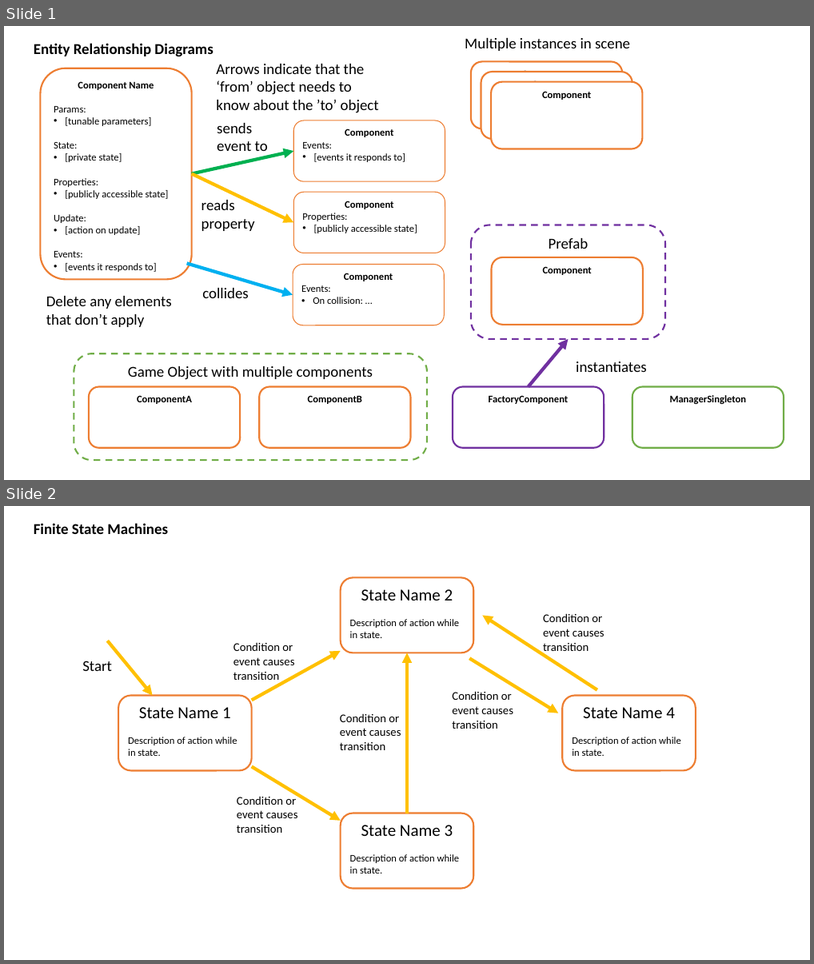
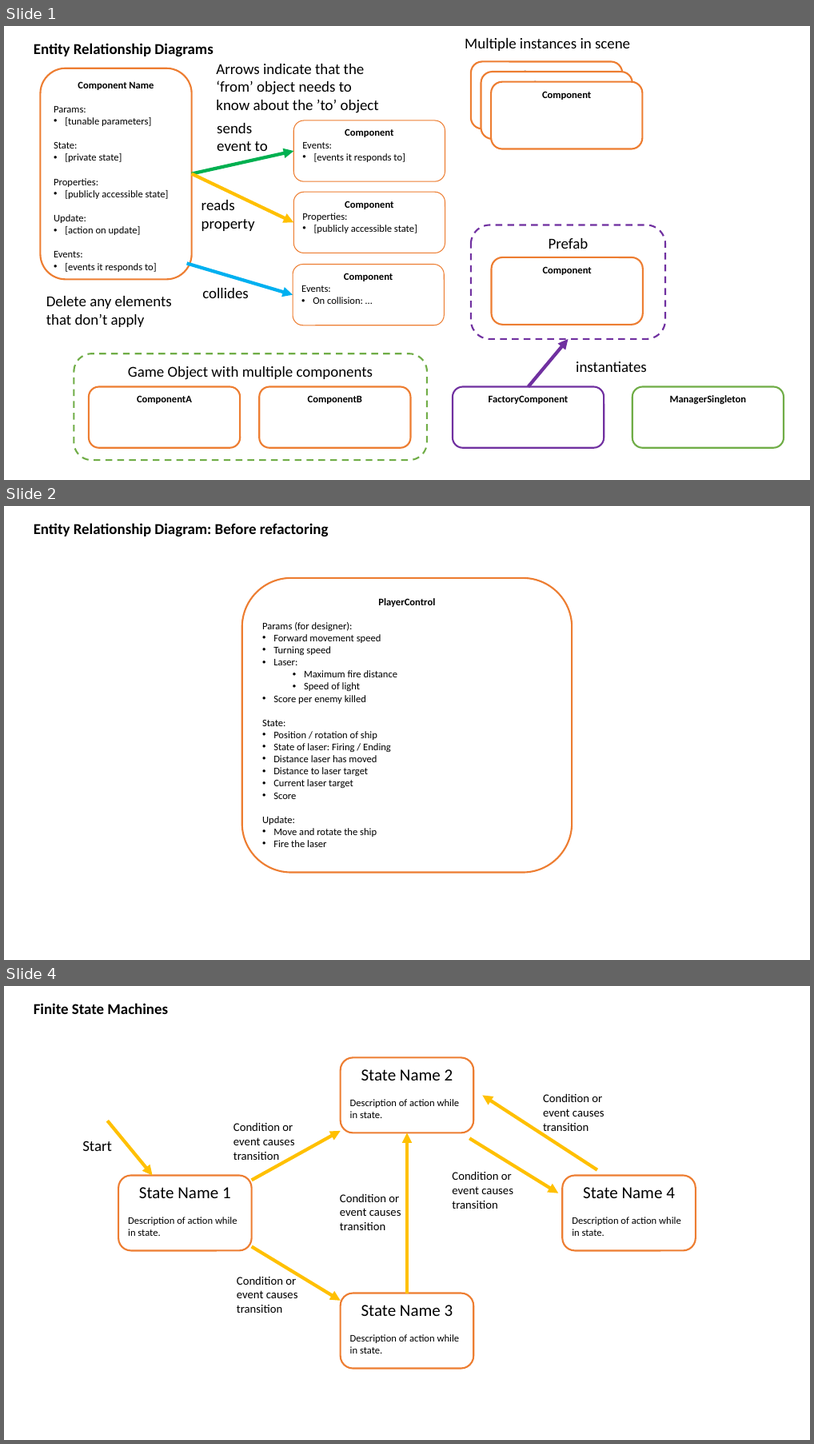
Before and after one commit to MQGames/comp2160-week05-demo, a slide deck: COMP2160 Week 5 Demo/Assets/Docs/ERD and FSM template.pptx. Shown one above the other, each under a label of ours: slides 1 and 2 before the commit, slides 1, 2 and 4 after it; the slides between them are not shown. The pictures are 814x964 and 814x1444 pixels, drawn with LibreOffice and Linux fonts; fonts in the diff are those of the drawing. Boxes give left, top, right and bottom in pixels: in the first picture for what was removed or moved away, otherwise in the second. Text is boxed around its words. In the diff, an @@ line names an element or a change of style, - is before the commit and + after.

```diff
--- a/COMP2160 Week 5 Demo/Assets/Docs/ERD and FSM template.pptx
+++ b/COMP2160 Week 5 Demo/Assets/Docs/ERD and FSM template.pptx
@@ slide 2 added at [4,506,810,960], background #FFFFFF @@
@@ text added at [34,523,329,537], 18 pt, text #000000, bold @@
+Entity Relationship Diagram: Before refactoring
@@ rounded rectangle added at [242,578,573,872], fill #FFFFFF, outline #ED7D31 2 pt, 12 pt, text #000000 @@
+PlayerControl
+Params (for designer):
+• Forward movement speed
+• Turning speed
+• Laser:
+  • Maximum fire distance
+  • Speed of light
+• Score per enemy killed
+State:
+• Position / rotation of ship
+• State of laser: Firing / Ending
+• Distance laser has moved
+• Distance to laser target
+• Current laser target
+• Score
+Update:
+• Move and rotate the ship
+• Fire the laser
@@ what was slide 2 is now slide 4 @@
```
Also in this commit, not shown: 1 other slide added, 1 other file.
